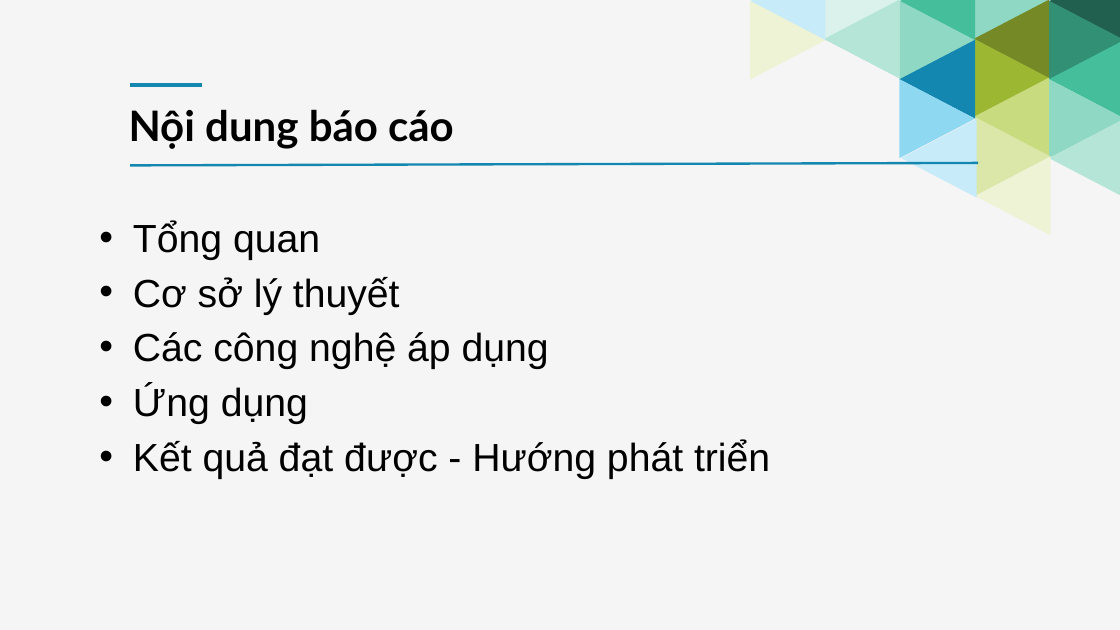
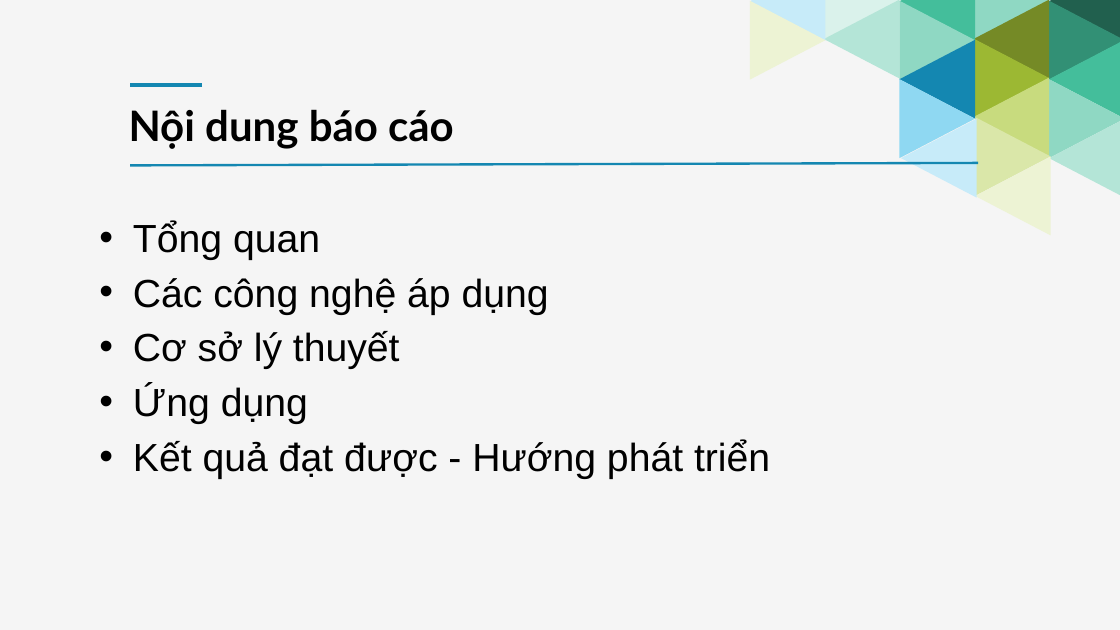
Before and after one commit to HaiUIT-zz/Price-Compare-System, a slide deck: slide 3 of presentation/final-file-present/Report-Project-14012018.pptx. Drawn at 1120x630 pixels with LibreOffice and Linux fonts; fonts in the diff are those of the drawing. Boxes give left, top, right and bottom in pixels: in the first picture for what was removed or moved away, otherwise in the second. Text is boxed around its words. In the diff, an @@ line names an element or a change of style, - is before the commit and + after.

```diff
--- a/presentation/final-file-present/Report-Project-14012018.pptx
+++ b/presentation/final-file-present/Report-Project-14012018.pptx
@@ text at (133,278,549,315): paragraph added @@
+• Các công nghệ áp dụng
@@ text at (133,332,549,369): paragraph removed @@
-• Các công nghệ áp dụng
```
Also in this commit, not shown: 10 other slides changed, 1 slide added, 2 slides removed, 8 other files.
